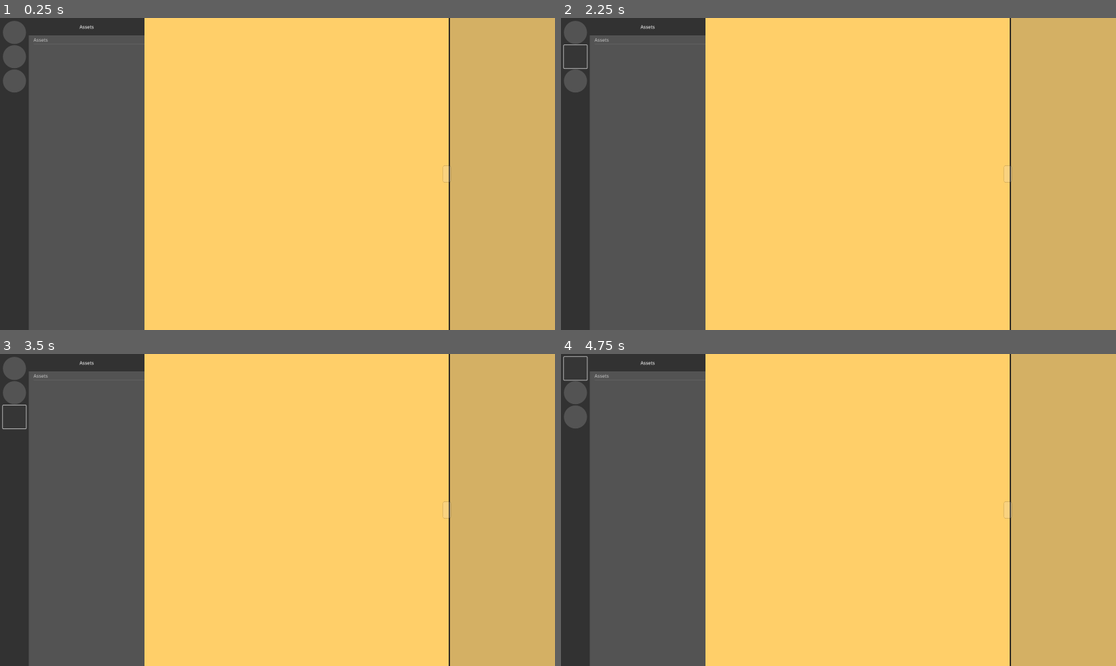
Above: before the commit, frames 1-4 (two rows, left to right).
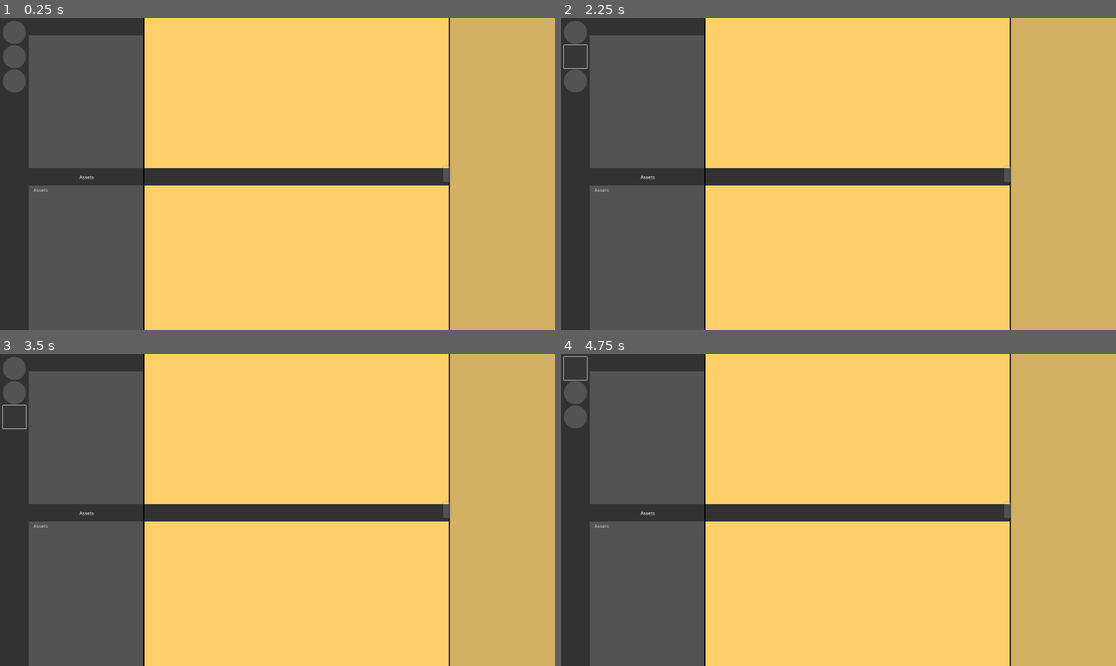
Above: after the commit, the same moments.

Repository: hunsri/3DAM
Game: Godot game, scene res://scenes/context_scenes/ServerViewUI.tscn
The game is run twice, just before and just after one commit, with the same random seed, the same clock (stepped at 60 frames per second) and the same inputs. Before the commit the project starts from res://MainUI.tscn.
Inputs (mouse positions are in pixels of both pictures, inside the frame that each line leads up to):
- Up to frame 1 (0.25 s): no input
- Up to frame 2 (2.25 s): click (577, 33) at 0.5 s; click "Assets" at 1.25 s; click (577, 55) at 2 s
- Up to frame 3 (3.5 s): click (16, 416) at 2.75 s
- Up to frame 4 (4.75 s): click "Assets" at 3.5 s; click (577, 369) at 4.25 s

The runs differ from the first frame. In frame 1, 4.5% of the frame differs, in the area x 5-81%, y 0-100%; in frame 2, 4.5%; in frame 3, 4.5%; in frame 4, 4.5%.
Error after the commit: Invalid access to property or key 'server_name' on a base object of type 'Nil'. (res://scripts/ServerHandler.gd:38)

Commit message:
adds location button

Diff:
--- a/project.godot
+++ b/project.godot
@@ -11,7 +11,7 @@
 [application]
 
 config/name="3DAM"
-run/main_scene="uid://d2no27480sc8"
+run/main_scene="uid://bo8w8k6tnqxov"
 config/features=PackedStringArray("4.5", "GL Compatibility")
 config/icon="res://icon.svg"
 
--- /dev/null
+++ b/scenes/subscenes/LocationButton.tscn
@@ -0,0 +1,17 @@
+[gd_scene load_steps=2 format=3 uid="uid://cbkbgf8jlopto"]
+
+[ext_resource type="Theme" uid="uid://koi0noce4p5b" path="res://themes/GUI_Base_Theme.tres" id="1_jf60t"]
+
+[node name="LocationButton" type="Control"]
+layout_mode = 3
+anchors_preset = 0
+size_flags_horizontal = 4
+size_flags_vertical = 4
+metadata/_edit_use_anchors_ = true
+
+[node name="LocationButton" type="Button" parent="."]
+custom_minimum_size = Vector2(80, 80)
+layout_mode = 0
+theme = ExtResource("1_jf60t")
+theme_type_variation = &"LocationButton"
+metadata/_edit_use_anchors_ = true
